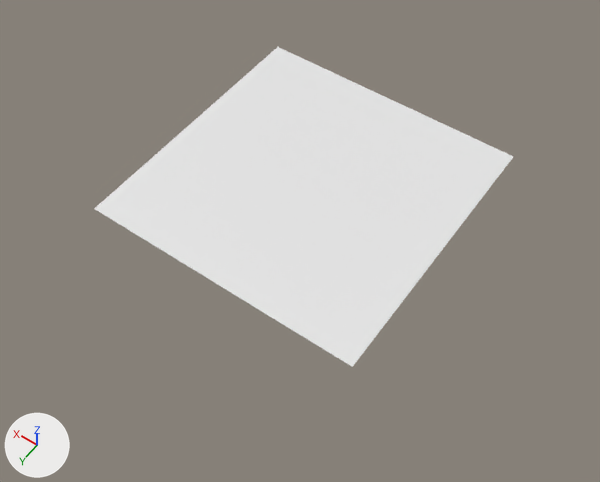
The Blender file ChessSet/Models/ChessBoard.blend, before and after one commit.
Rendered twice from a 50 mm camera at (-0.507, 0.735, 0.989) aimed at (-0.024, 0.059, -0.073). The lights are fixed; the arrows at lower left show +X, +Y and +Z. Materials are left out; every surface is plain grey.

Names of what the first picture shows: 'Chess Board'.
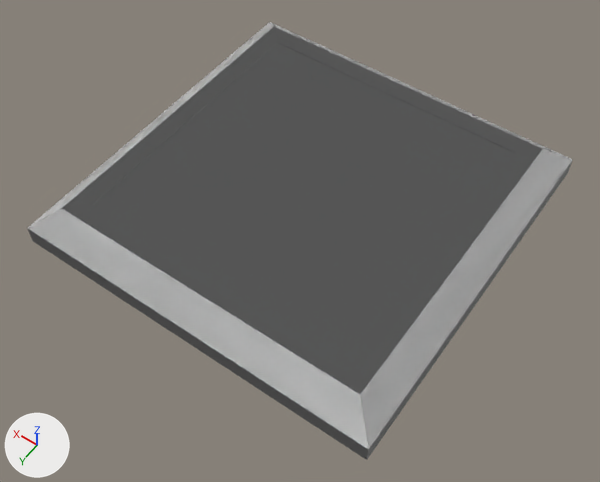
Where the change shows, as pixel boxes [x1, y1, x2, y2] in the pictures (600 x 482 px):
```json
{"object": "Chess Board", "change": "reshaped", "before": [94, 47, 513, 367], "after": [27, 22, 573, 460], "on screen": "30% wider, 37% taller"}
{"part": 1, "of": "me_chess_board", "change": "added", "after": [94, 43, 514, 363]}
{"part": 2, "of": "me_chess_board", "change": "added", "after": [27, 22, 573, 460]}
{"part": 3, "of": "me_chess_board", "change": "built on", "before": [121, 59, 479, 336]}
```

Edits to the scene script, one JSON object a line:
```json
{"block": "me_chess_board", "where": "# used by ob_chess_board; location = (0.0, 0.0, 0.0)"}
{"op": "remove", "block": "me_chess_board", "code": "me_chess_board.from_pydata(...)  # 144 vertices, 64 faces; spans x -0.24..0.24, y -0.24..0.24, z 0.0"}
{"op": "add", "block": "me_chess_board", "code": "me_chess_board.from_pydata(...)  # 856 vertices, 844 faces; spans x -0.317..0.317, y -0.317..0.317, z -0.059..0.01"}
{"block": "me_chess_board", "change": "me_chess_board part 1: a new loose piece of 162 vertices spanning x -0.24..0.24, y -0.24..0.24, z 0.008"}
{"block": "me_chess_board", "change": "me_chess_board part 2: a new loose piece of 46 vertices spanning x -0.317..0.317, y -0.317..0.317, z -0.059..0.01"}
{"block": "me_chess_board", "change": "me_chess_board part 3"}
{"block": "me_chess_board", "change": "39 faces are deleted"}
{"block": "me_chess_board", "change": "36 new vertices lie (-0.06, 0.0, 0.0) away from vertices in x -0.12..0.12, y -0.24..0.24, z 0.0"}
{"block": "me_chess_board", "change": "45 new vertices lie (0.0, -0.06, 0.0) away from vertices in x -0.24..0.24, y -0.12..0.12, z 0.0"}
{"block": "me_chess_board", "change": "15 new vertices lie (0.06, 0.0, 0.0) away from vertices in x 0.12, y -0.24..0.24, z 0.0"}
{"block": "me_chess_board", "change": "16 new vertices lie (0.0, -0.06, 0.0) away from vertices in x -0.24..0.24, y -0.18, z 0.0"}
{"block": "me_chess_board", "change": "16 new vertices lie (-0.06, 0.0, 0.0) away from vertices in x -0.18, y -0.24..0.24, z 0.0"}
{"block": "me_chess_board", "change": "17 new vertices lie (0.0, 0.06, 0.0) away from vertices in x -0.24..0.24, y 0.12, z 0.0"}
{"block": "me_chess_board", "change": "17 new vertices lie (0.0, 0.06, 0.0) away from vertices in x -0.24..0.24, y 0.18, z 0.0"}
{"block": "me_chess_board", "change": "18 new vertices lie (0.06, 0.0, 0.0) away from vertices in x 0.18, y -0.24..0.24, z 0.0"}
{"block": "me_chess_board", "change": "295 new faces join them"}
```
